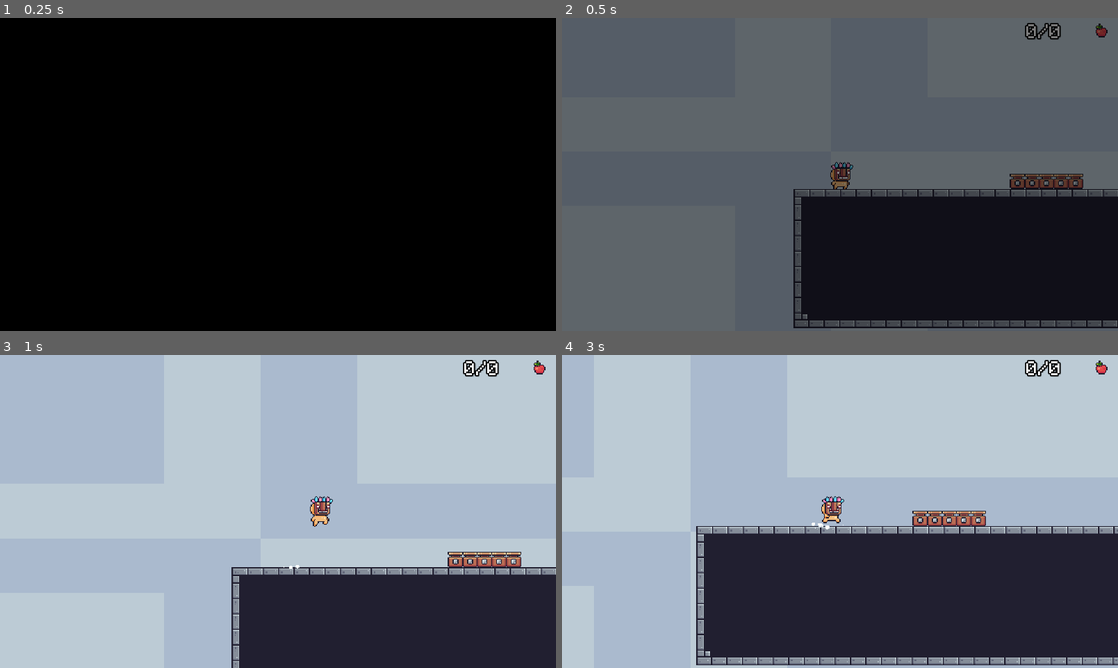
Above: before the commit, frames 1-4 (two rows, left to right).
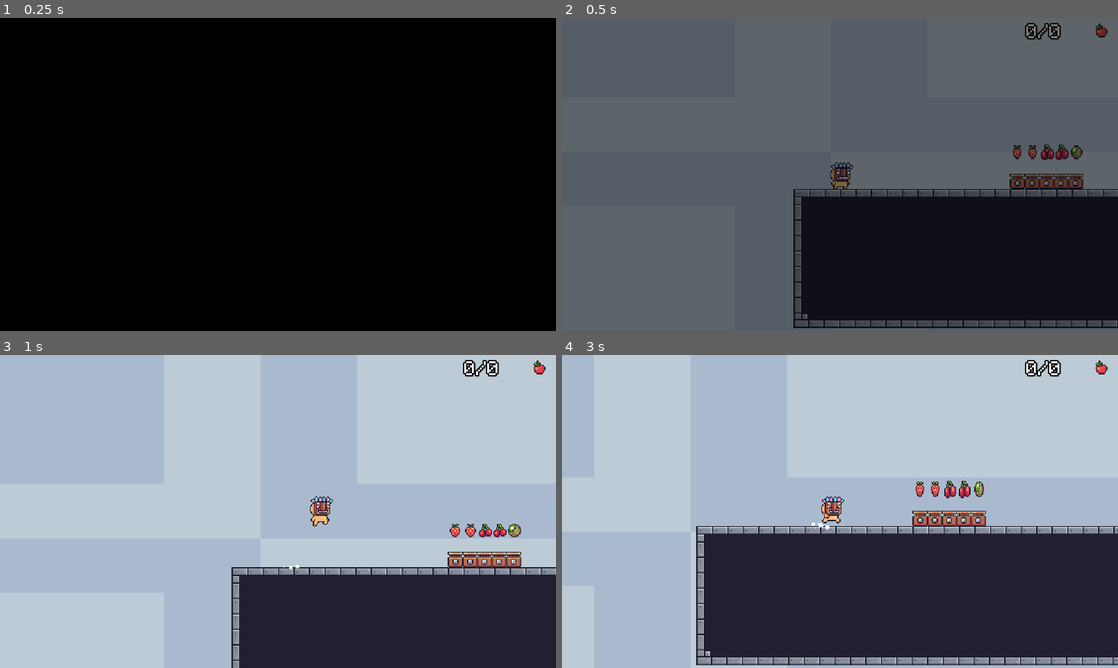
Above: after the commit, the same moments.

Repository: JonathanGoveira/pixel_adventure_pixel_frog_godot4
Game: Godot game, scene res://scenes/level/level_01.tscn
Same seed, same stepped clock (60 frames per second), same inputs: the game is played once before the commit and once after it. The project has no main scene, so this scene is started directly.
Inputs:
- Up to frame 1 (0.25 s): no input
- Up to frame 2 (0.5 s): no input
- Up to frame 3 (1 s): hold D (walk_right) from 0.53 s (still down); tap Space (jump) at 0.77 s
- Up to frame 4 (3 s): tap Space (jump) at 1.52 s; release D (walk_right) at 2.03 s; hold A (walk_left) 2.03-2.78 s; hold D (walk_right) from 2.78 s (still down)

Frame 1 is identical in both runs. In frame 2, 0.3% of the frame differs, in the area x 81-94%, y 40-46%; in frame 3, 0.3%; in frame 4, 0.4%, in the area x 63-76%, y 40-46%.

Commit message:
fix fruit

Diff:
--- a/scenes/level/level_01.tscn
+++ b/scenes/level/level_01.tscn
@@ -1,7 +1,8 @@
-[gd_scene load_steps=4 format=3 uid="uid://by007kljbrcsr"]
+[gd_scene load_steps=5 format=3 uid="uid://by007kljbrcsr"]
 
 [ext_resource type="PackedScene" uid="uid://bhnu56ce74xxu" path="res://scenes/level/game_level_template..tscn" id="1_m064k"]
 [ext_resource type="PackedScene" uid="uid://dlh2bj6t3t3e4" path="res://scenes/trap/fire.tscn" id="2_nf5i4"]
+[ext_resource type="PackedScene" uid="uid://ci7670o4wxmaq" path="res://scenes/environment/fruit.tscn" id="3_asckw"]
 [ext_resource type="PackedScene" uid="uid://bndd77y1qwqyj" path="res://scenes/environment/portal.tscn" id="3_sm5pp"]
 
 [node name="Level01" instance=ExtResource("1_m064k")]
@@ -28,6 +29,21 @@
 [node name="Fire5" parent="Trap" index="4" instance=ExtResource("2_nf5i4")]
 position = Vector2(244, 32)
 
+[node name="Fruit" parent="Fruits" index="0" instance=ExtResource("3_asckw")]
+position = Vector2(183, 10)
+
+[node name="Fruit2" parent="Fruits" index="1" instance=ExtResource("3_asckw")]
+position = Vector2(199, 10)
+
+[node name="Fruit3" parent="Fruits" index="2" instance=ExtResource("3_asckw")]
+position = Vector2(215, 10)
+
+[node name="Fruit4" parent="Fruits" index="3" instance=ExtResource("3_asckw")]
+position = Vector2(230, 10)
+
+[node name="Fruit5" parent="Fruits" index="4" instance=ExtResource("3_asckw")]
+position = Vector2(245, 10)
+
 [node name="Portal" parent="." index="6" instance=ExtResource("3_sm5pp")]
 position = Vector2(430, 16)
 scene_path = "res://scenes/level/level_02.tscn"
--- a/scripts/enviroment/fruit.gd
+++ b/scripts/enviroment/fruit.gd
@@ -20,7 +20,6 @@
 func on_body_entered(body):
 	if body.is_in_group("mask_dude"):
 		body.update_score(score)
-		body.update_health(Vector2.ZERO, cure, "increase")
 		spaw_effect_fruit_collected()
 		queue_free()
 
